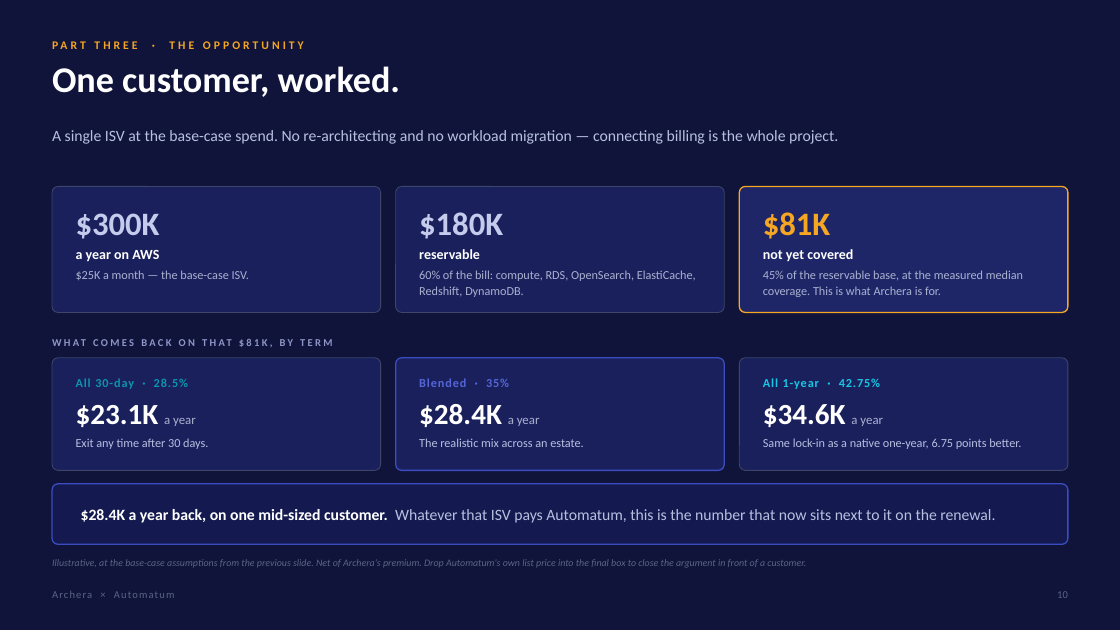
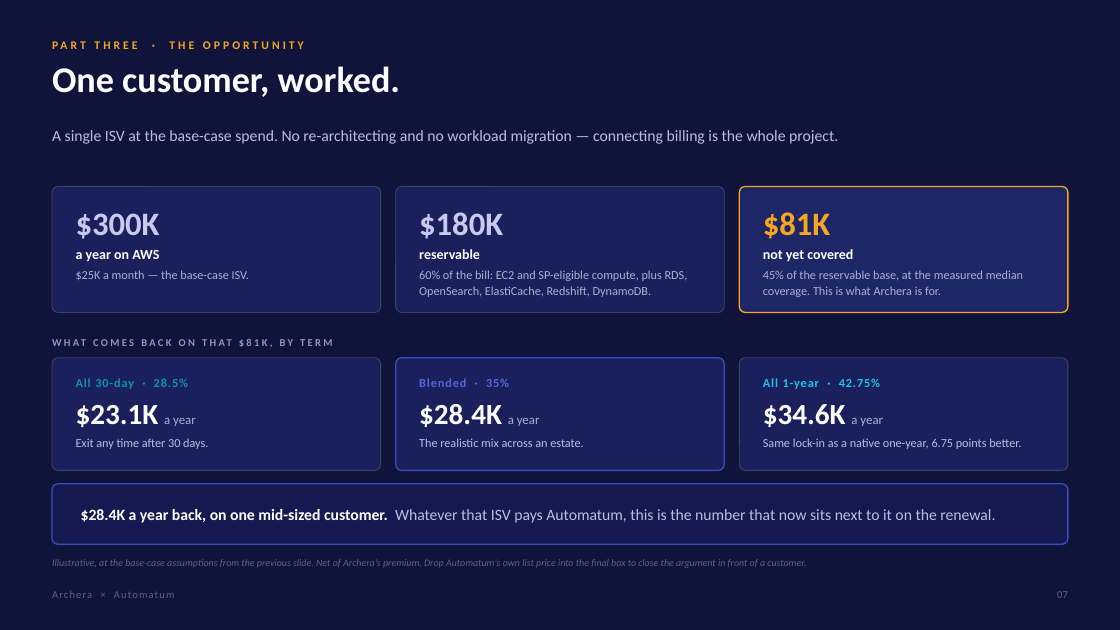
Before and after one commit to KianteEvans/barberbook, a slide deck: slide 7 of decks/Archera-for-Automatum.pptx (slide 10 before the commit). Drawn at 1120x630 pixels with LibreOffice and Linux fonts; fonts in the diff are those of the drawing. Boxes give left, top, right and bottom in pixels: in the first picture for what was removed or moved away, otherwise in the second. Text is boxed around its words. In the diff, an @@ line names an element or a change of style, - is before the commit and + after.

```diff
--- a/decks/Archera-for-Automatum.pptx
+++ b/decks/Archera-for-Automatum.pptx
@@ text at box(419, 270, 688, 297): text changed @@
-60% of the bill: compute, RDS, OpenSearch, ElastiCache, Redshift, DynamoDB.
+60% of the bill: EC2 and SP-eligible compute, plus RDS, OpenSearch, ElastiCache, Redshift, DynamoDB.
@@ text at box(1057, 591, 1068, 598): text changed @@
-10
+07
```
Also in this commit, not shown: 12 other slides changed, 3 slides added, 3 slides removed, 2 other files.
